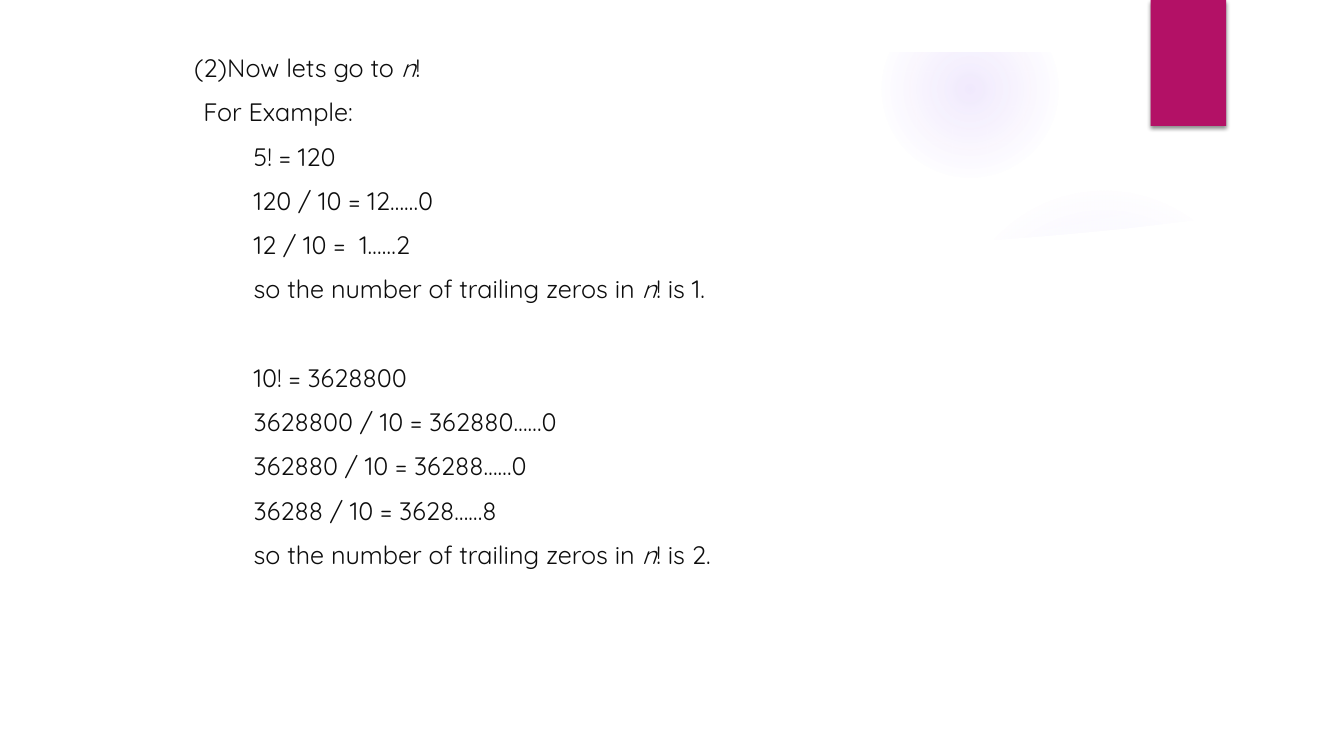
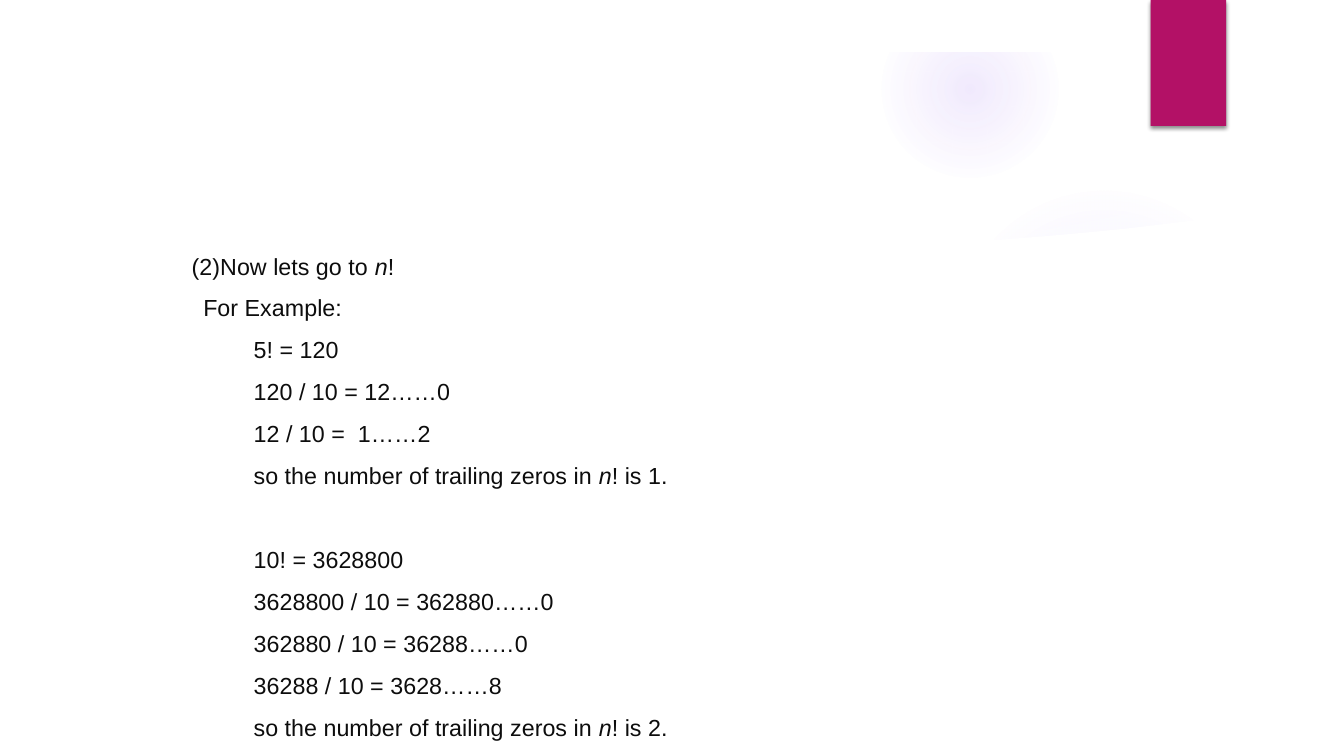
Before and after one commit to YunshanJiang/TripleTreeEngine, a slide deck: slide 5 of Docs/Advance programming PPT.pptx. Drawn at 1344x756 pixels with LibreOffice and Linux fonts; fonts in the diff are those of the drawing; background and template pictures are left out. Boxes give left, top, right and bottom in pixels: in the first picture for what was removed or moved away, otherwise in the second. Text is boxed around its words. In the diff, an @@ line names an element or a change of style, - is before the commit and + after.

Commit message:
ppt update

```diff
--- a/Docs/Advance programming PPT.pptx
+++ b/Docs/Advance programming PPT.pptx
@@ text "(2)Now lets go to n!": place and size @@
-text "(2)Now lets go to n!" at (194, 58, 711, 569)
+text "(2)Now lets go to n!" at (192, 258, 667, 741)
@@ text "(2)Now lets go to n!" at (192, 258, 667, 741): size 18 to 16.6 pt, font Quicksand to Arial @@
```
Also in this commit, not shown: 5 other slides changed.
